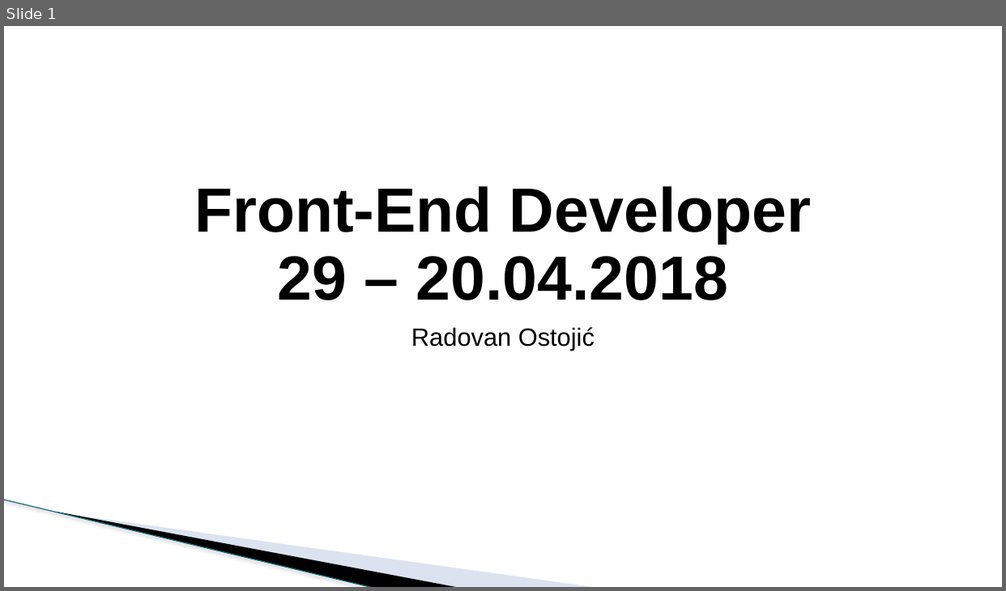
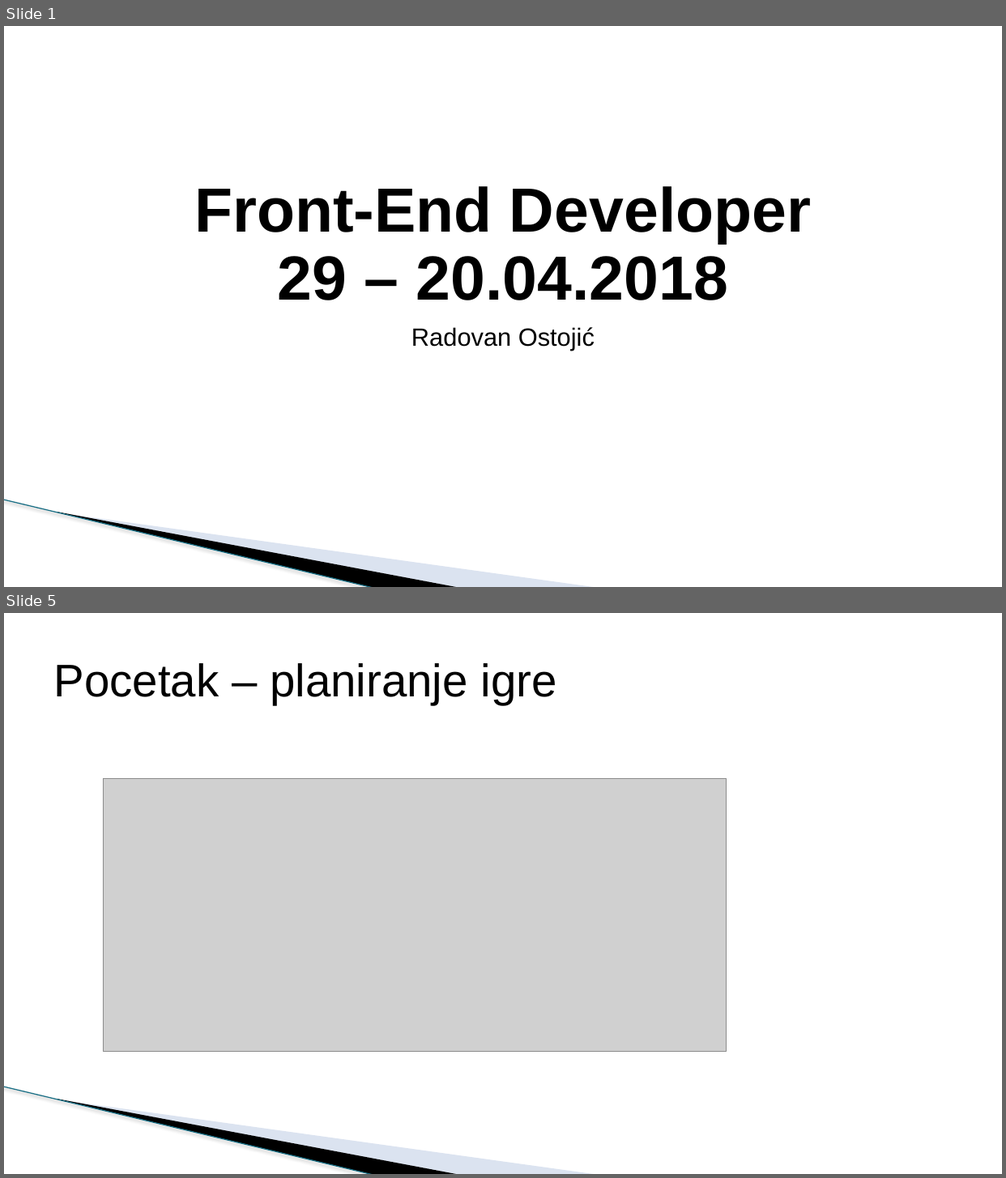
Before and after one commit to todalexcode/kurs-front-end, a slide deck: sesija-29/PPT/Front-End Developer-29.pptx. Shown one above the other, each under a label of ours: slide 1 before the commit, slides 1 and 5 after it; the slides between them are not shown. The pictures are 1006x591 and 1006x1178 pixels, drawn with LibreOffice and Linux fonts; fonts in the diff are those of the drawing; grey boxes stand for pictures; background and template pictures are left out. Boxes give left, top, right and bottom in pixels: in the first picture for what was removed or moved away, otherwise in the second. Text is boxed around its words. In the diff, an @@ line names an element or a change of style, - is before the commit and + after.

```diff
--- a/sesija-29/PPT/Front-End Developer-29.pptx
+++ b/sesija-29/PPT/Front-End Developer-29.pptx
@@ slide 5 added at [4, 613, 1002, 1174], background #FFFFFF; not listed: 3 template elements that a slide beside it also shows @@
@@ title added at [54, 663, 557, 705], 44 pt, text #000000 @@
+Pocetak – planiranje igre
@@ picture added at [103, 778, 727, 1051] @@
```
Also in this commit, not shown: 2 slides changed, 1 other slide added, 1 slide removed, 30 other files.
